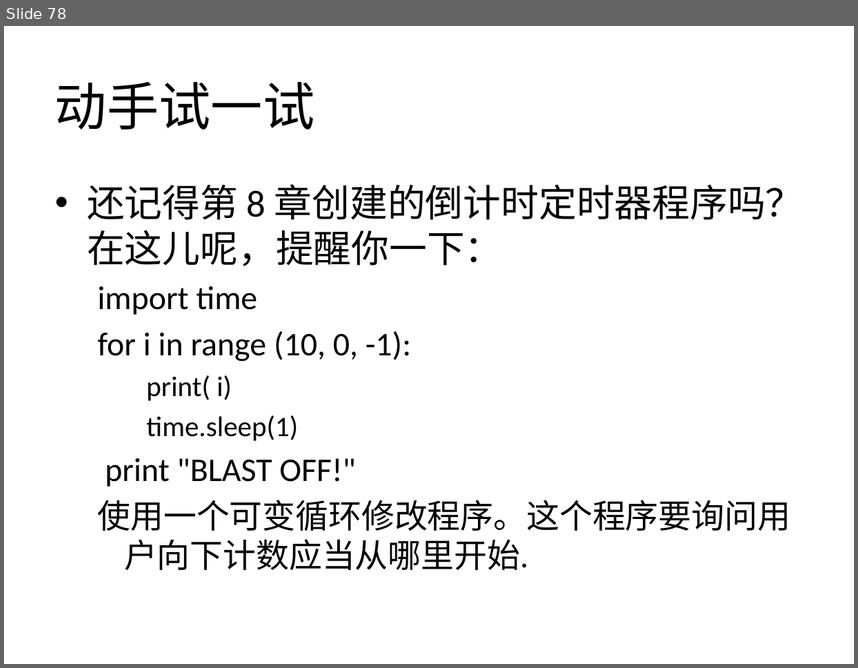
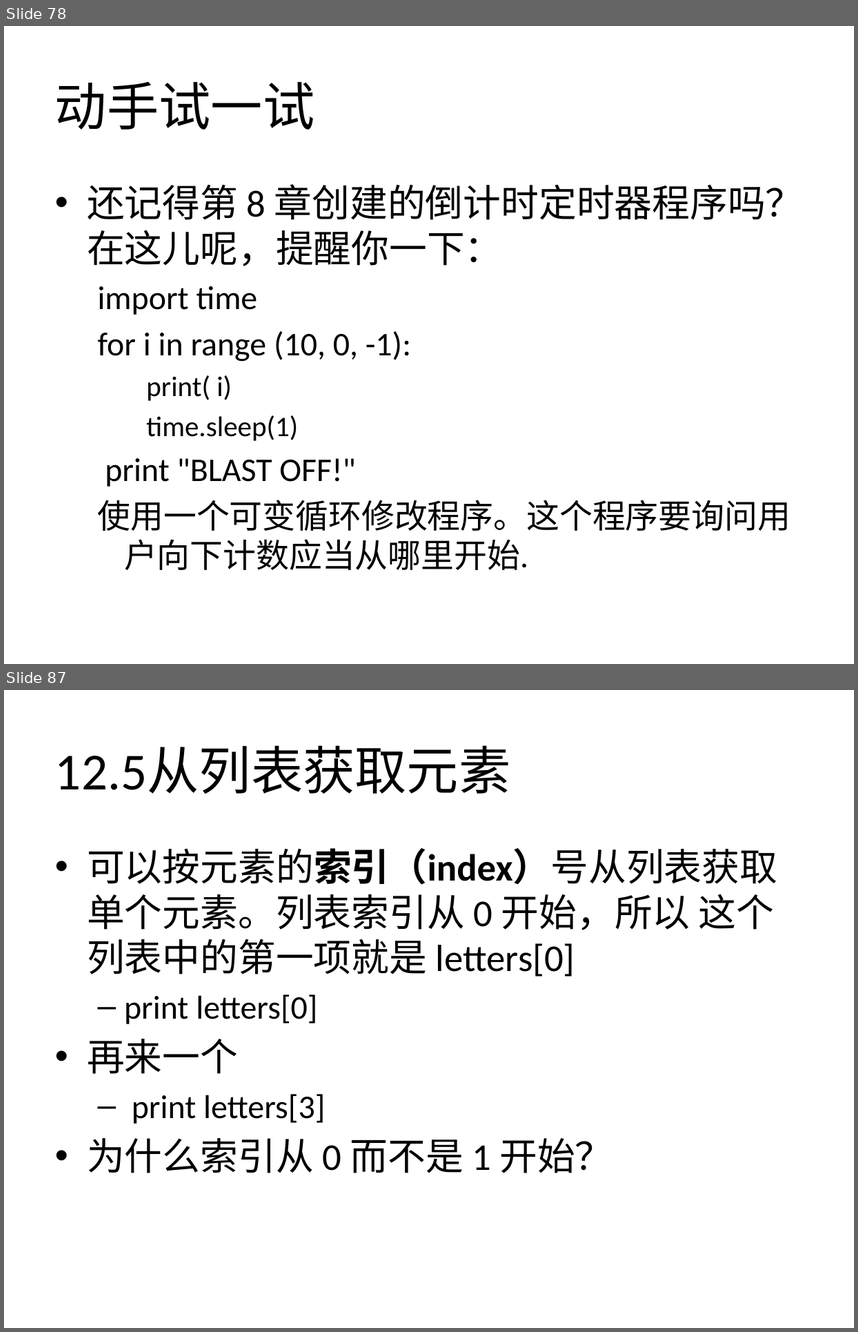
Before and after one commit to zhinan18/Python3, a slide deck: readme/Python3.pptx. Shown one above the other, each under a label of ours: slide 78 before the commit, slides 78 and 87 after it; the slides between them are not shown. The pictures are 858x668 and 858x1332 pixels, drawn with LibreOffice and Linux fonts; fonts in the diff are those of the drawing. Boxes give left, top, right and bottom in pixels: in the first picture for what was removed or moved away, otherwise in the second. Text is boxed around its words. In the diff, an @@ line names an element or a change of style, - is before the commit and + after.

```diff
--- a/readme/Python3.pptx
+++ b/readme/Python3.pptx
@@ slide 87 added at box(4, 690, 854, 1328), background #FFFFFF @@
@@ title added at box(55, 746, 511, 794), 44 pt, text #000000 @@
+12.5从列表获取元素
@@ text added at box(87, 848, 777, 1173), 32 pt, text #000000 @@
+• 可以按元素的索引（index）号从列表获取单个元素。列表索引从 0 开始，所以 这个列表中的第一项就是 letters[0]
+  – print letters[0]
+• 再来一个
+  – print letters[3]
+• 为什么索引从 0 而不是 1 开始？
```
Also in this commit, not shown: 2 slides changed, 21 other slides added, 10 other files.
